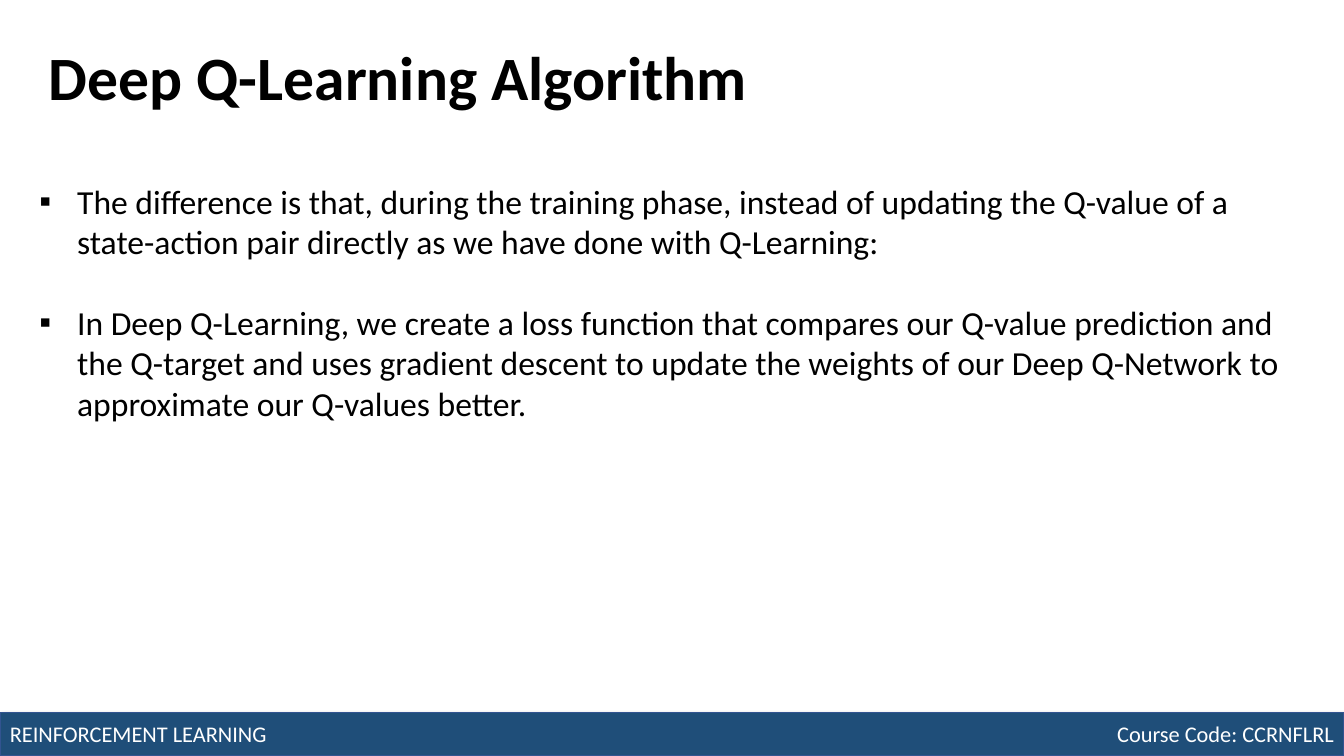
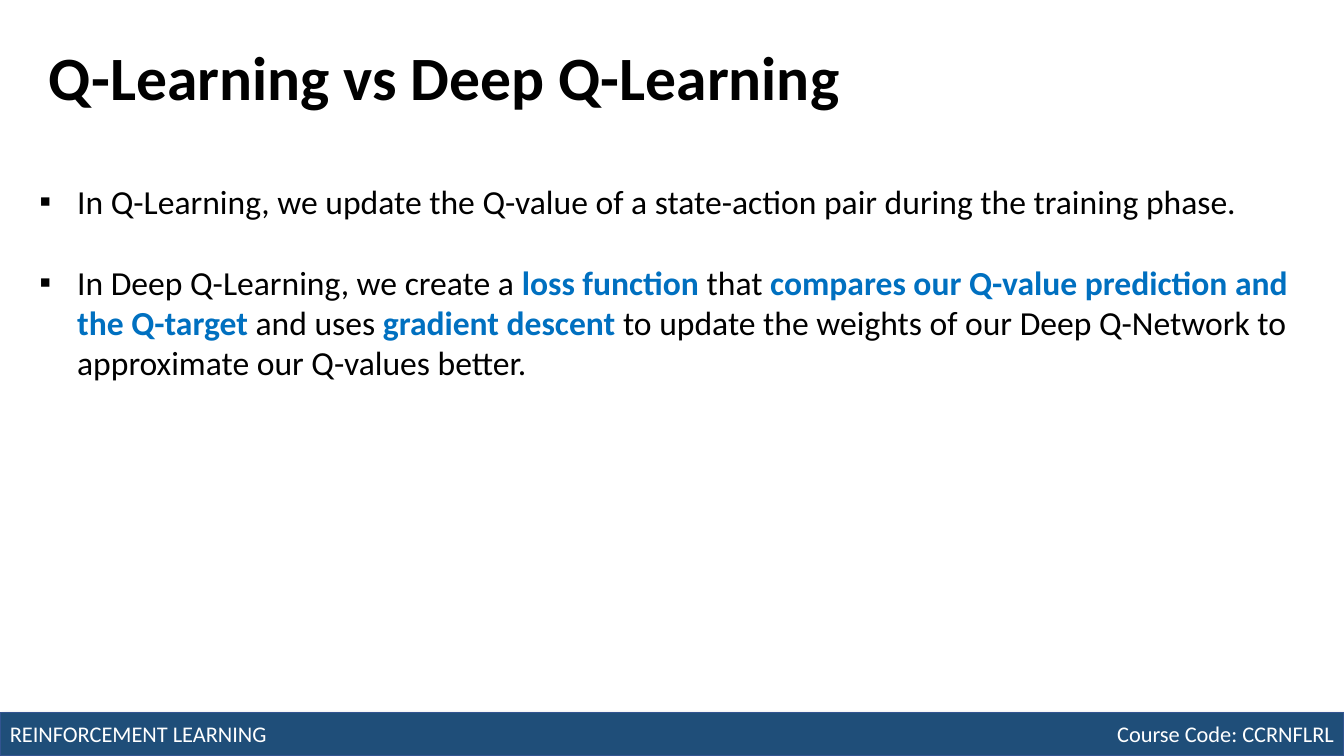
Before and after one commit to robitussin/CCRNFLRL, a slide deck: slide 13 of week_11/Deep Q-Learning.pptx. Drawn at 1344x756 pixels with LibreOffice and Linux fonts; fonts in the diff are those of the drawing. Boxes give left, top, right and bottom in pixels: in the first picture for what was removed or moved away, otherwise in the second. Text is boxed around its words. In the diff, an @@ line names an element or a change of style, - is before the commit and + after.

Commit message:
Updated slide

```diff
--- a/week_11/Deep Q-Learning.pptx
+++ b/week_11/Deep Q-Learning.pptx
@@ title at [49,56,840,111]: text changed @@
-Deep Q-Learning Algorithm
+Q-Learning vs Deep Q-Learning
@@ text at [77,190,1236,220]: text changed @@
-▪ The difference is that, during the training phase, instead of updating the Q-value of a state-action pair directly as we have done with Q-Learning:
+▪ In Q-Learning, we update the Q-value of a state-action pair during the training phase.
@@ text at [77,271,1288,381]: text colour #000000 to #0070C0, bold on in "loss function compares our Q-value prediction and ..." @@
```
Also in this commit, not shown: 2 other slides changed, 7 slides added.
